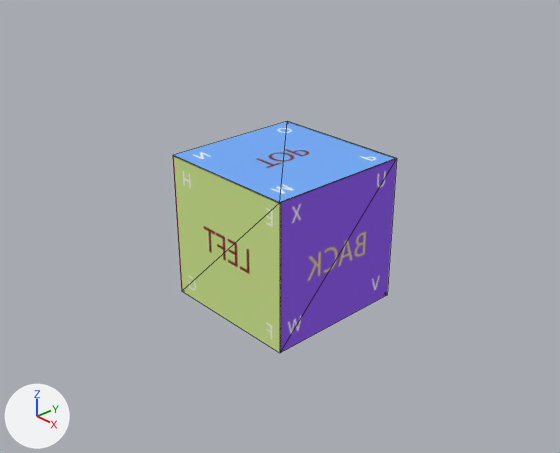
An edit to the Blender file assets/models/helper-cube.blend, drawn before and after from the same camera.
Camera for both pictures: a camera (50 mm lens) standing at (6.72, -6.3, 4.51) and looking at (0.99, -0.99, 0.7). Every picture has the same lights, and +X, +Y and +Z are marked at lower left. Mesh edges are drawn as thin lines.
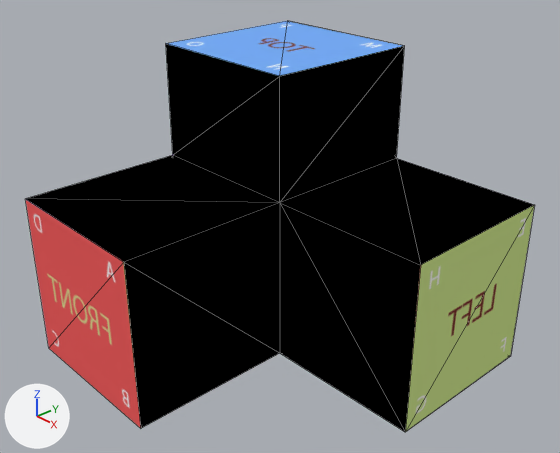
Commit message: update helper-cube object texcoords

Boxes (x1, y1, x2, y2) around the edits, measured in the pictures (560 x 453 px):
'Cube', reshaped (127% wider, 77% taller)
    before: (173, 121, 397, 353)
    after: (25, 21, 535, 432)

The change in detail:
me_cube is used by ob_cube; location (0.0, 0.0, 0.0).
me_cube had 8 vertices, 12 faces and spanned x -1.0..1.0, y -1.0..1.0, z -1.0..1.0.
me_cube now has 20 vertices, 36 faces and spans x -1.0..2.94, y -3.0..1.0, z -1.0..2.41.
Part 1, on me_cube:
6 faces are deleted.
12 vertices are added at x -1.0..2.94, y -3.0..1.0, z -1.0..2.41.
30 new faces join them.
